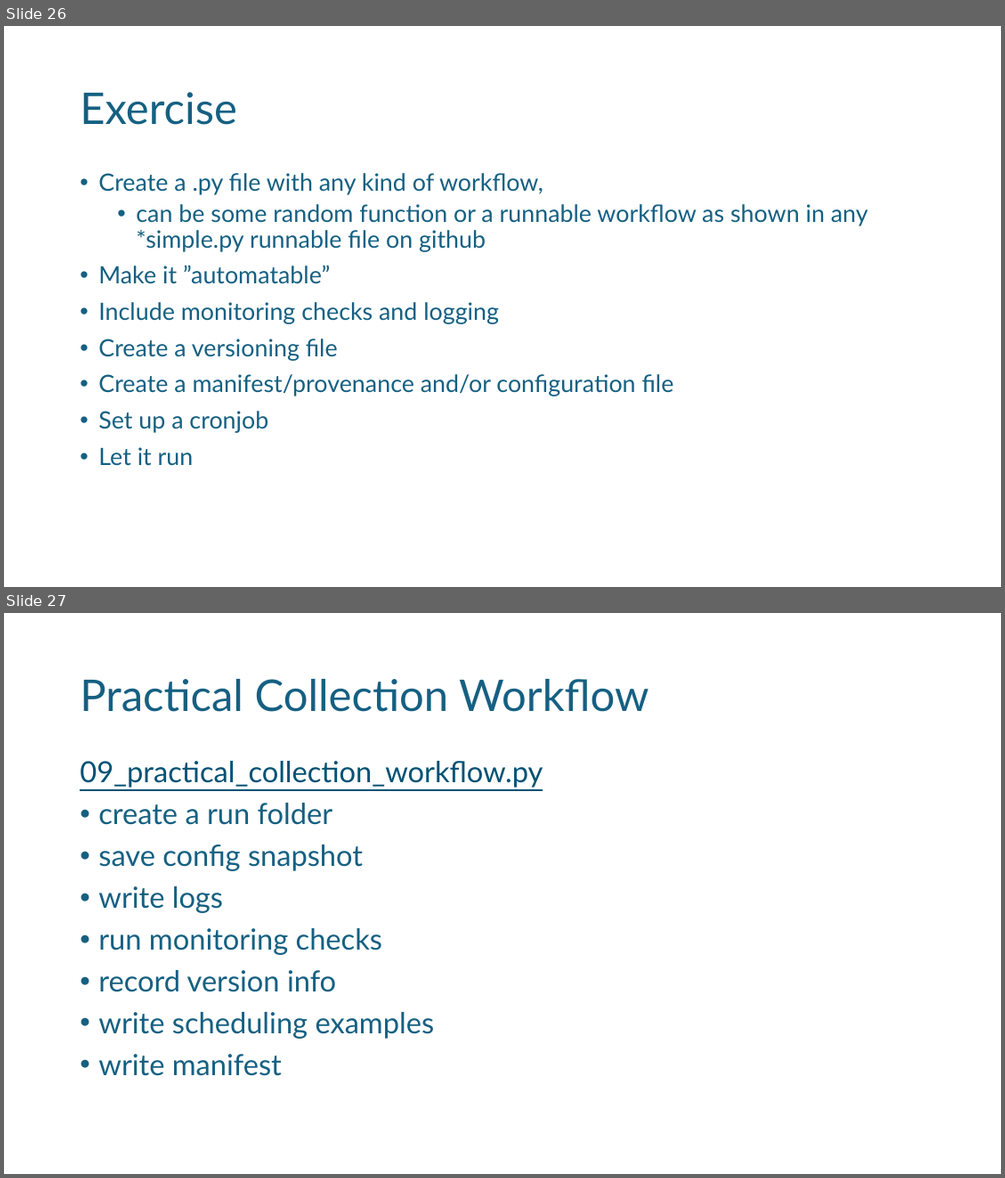
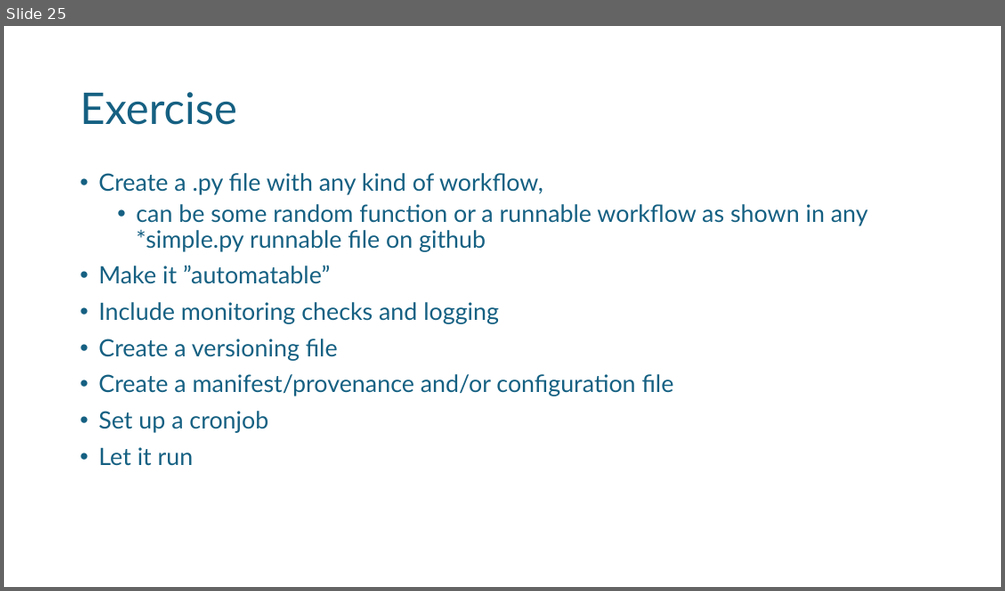
Before and after one commit to noellelebe/methodsNET_vlop-course-materials, a slide deck: slides/day4_reproducable_workflows.pptx. Shown one above the other, each under a label of ours: slides 26 and 27 before the commit, slide 25 after it. The pictures are 1005x1178 and 1005x591 pixels, drawn with LibreOffice and Linux fonts; fonts in the diff are those of the drawing; background and template pictures are left out. Boxes give left, top, right and bottom in pixels: in the first picture for what was removed or moved away, otherwise in the second. Text is boxed around its words. In the diff, an @@ line names an element or a change of style, - is before the commit and + after.

Commit message:
fix slides

```diff
--- a/slides/day4_reproducable_workflows.pptx
+++ b/slides/day4_reproducable_workflows.pptx
@@ slide 27 removed at (x1=4, y1=613, x2=1001, y2=1174), background #FFFFFF @@
@@ title removed at (x1=80, y1=679, x2=648, y2=712) @@
-Practical Collection Workflow
@@ text removed at (x1=80, y1=761, x2=542, y2=1076) @@
-09_practical_collection_workflow.py
-• create a run folder
-• save config snapshot
-• write logs
-• run monitoring checks
-• record version info
-• write scheduling examples
-• write manifest
@@ what was slide 26 is now slide 25 @@
```
Also in this commit, not shown: 2 other slides removed.
